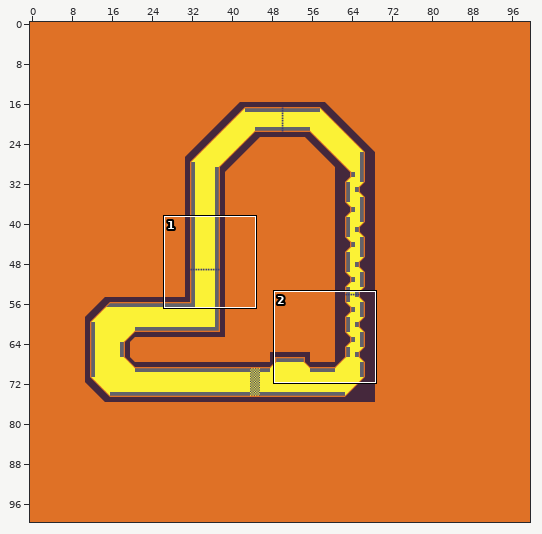
A Tiled map gets an edit: assets/maps/design-test.tmx. The first picture is a wide view before the edit; the outline marks the close-up.
Close-up. Earlier state:
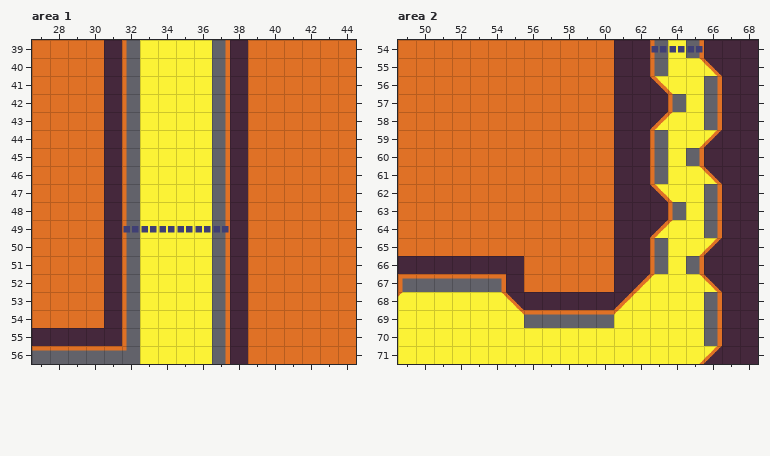
Cells are 32x32 px. Shown: area 1 x 27..44, y 39..56; area 2 x 49..68, y 54..71. The commit also changed other parts of the map, which this record leaves out.
The result:
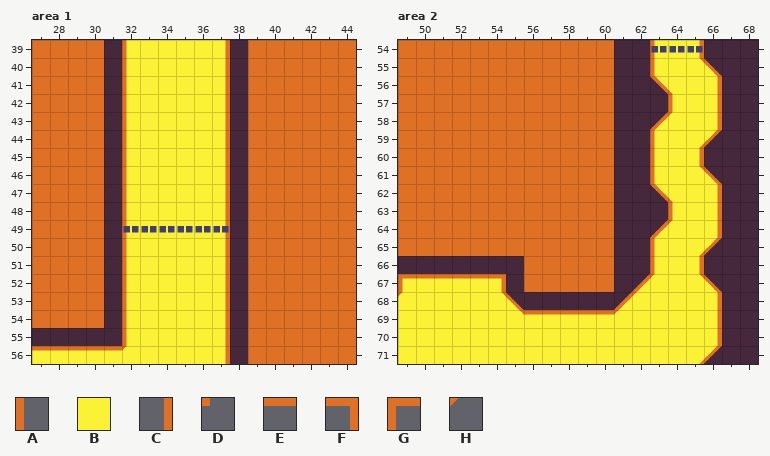
Key: from "testroad": A 1, B 2, C 3, D 4, E 8, F 12, G 13, H 30.
_ is an empty cell.
Tiles replaced or removed in this view: A, C, D, E, F, G.
Change:
Changed rows in their new state; . is an unchanged cell.
Layer "circuit", area 1:
first column x 27:
39 .....B....B
40 .....B....B
41 .....B....B
42 .....B....B
43 .....B....B
44 .....B....B
45 .....B....B
46 .....B....B
47 .....B....B
48 .....B....B
49 .....B....B
50 .....B....B
51 .....B....B
52 .....B....B
53 .....B....B
54 .....B....B
55 .....B....B
56 BBBBBB....B
Layer "intermedio", area 1:
first column x 27:
39 .....A....C
40 .....A....C
41 .....A....C
42 .....A....C
43 .....A....C
44 .....A....C
45 .....A....C
46 .....A....C
47 .....A....C
48 .....A....C
49 .....A....C
50 .....A....C
51 .....A....C
52 .....A....C
53 .....A....C
54 .....A....C
55 .....A....C
56 EEEEEH....C
Layer "circuit", area 2:
first column x 49:
54 ..............B.B.
55 ..............B...
56 .................B
57 ...............B.B
58 .................B
59 ..............B...
60 ..............B.B.
61 ..............B...
62 .................B
63 ...............B.B
64 .................B
65 ..............B...
66 ..............B.B.
67 BBBBBB............
68 .................B
69 .......BBBBB.....B
70 .................B
Layer "intermedio", area 2:
first column x 49:
54 ..............A.C.
55 ..............A...
56 .................C
57 ...............A.C
58 .................C
59 ..............A...
60 ..............A.C.
61 ..............A...
62 .................C
63 ...............A.C
64 .................C
65 ..............A...
66 ..............A.C.
67 GEEEEF............
68 .................C
69 .......EEEEE.....C
70 .................C
